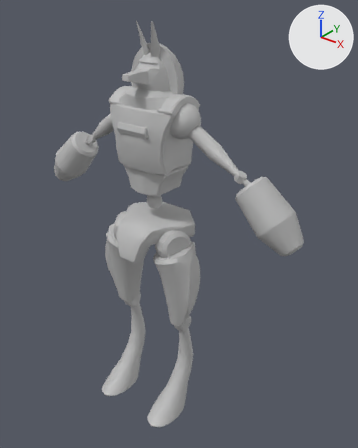
An edit to the FBX model Assets/!WeAreAthomic/!ENEMIES/SOLDIERS/MESH_SOLD/SOLDIER_BASE.fbx, drawn before and after from the same camera.
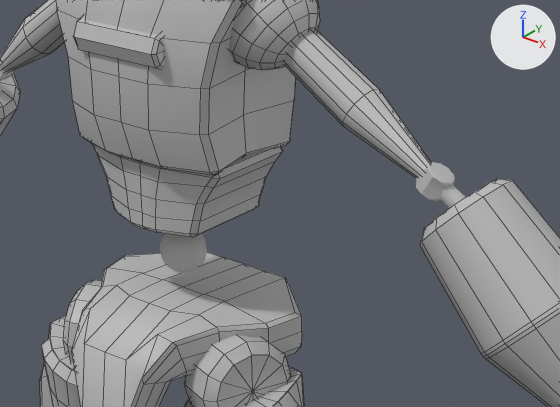
Old and new are each drawn whole from a 50 mm lens placed at (1.421, -1.593, 2.028), pointed at (0.097, 0.062, 1.002) and again close up on the part from 26% to 79% of the width and 26% to 57% of the height. Lighting does not change. The marker at upper right points along +X, +Y and +Z. The close-ups show mesh edges as thin lines. Where no turn or scale is listed for an object, it has been applied to the vertices.

The older version as bpy lines, for what is in view:
```python
me_mesh_001 = bpy.data.meshes.new('Mesh.001')
me_mesh_001.from_pydata(...)  # 234 vertices, 252 faces; spans x 0.047..0.272, y -0.14..0.072, z 0.515..0.951
me_mesh_001.materials.append(mat_lambert3)  # grey #bcbcbc
me_mesh_018 = bpy.data.meshes.new('Mesh.018')
me_mesh_018.from_pydata(...)  # 36 vertices, 24 faces; spans x 0.191..0.435, y -0.02..0.057, z 1.321..1.511
me_mesh_018.materials.append(mat_lambert3)  # grey #bcbcbc
me_mesh_022 = bpy.data.meshes.new('Mesh.022')
me_mesh_022.from_pydata(...)  # 36 vertices, 24 faces; spans x -0.435..-0.191, y -0.02..0.057, z 1.321..1.511
me_mesh_022.materials.append(mat_lambert3)  # grey #bcbcbc
ob_polysurface51 = bpy.data.objects.new('polySurface51', me_mesh_001)
ob_polysurface51.location = (0.0, 0.0, 0.0)
ob_polysurface68 = bpy.data.objects.new('polySurface68', me_mesh_018)
ob_polysurface68.location = (0.0, 0.0, 0.0)
ob_polysurface72 = bpy.data.objects.new('polySurface72', me_mesh_022)
ob_polysurface72.location = (0.0, 0.0, 0.0)
# also in view: 'polySurface54' at (-0.145, -0.041, 0.947); 'polySurface62' at (0.0, -0.128, 1.477); 'polySurface60' at (0.0, 0.001, 1.116); 'polySurface75' at (-0.585, 0.03, 1.196); 'polySurface66' at (0.439, 0.03, 1.325)
```
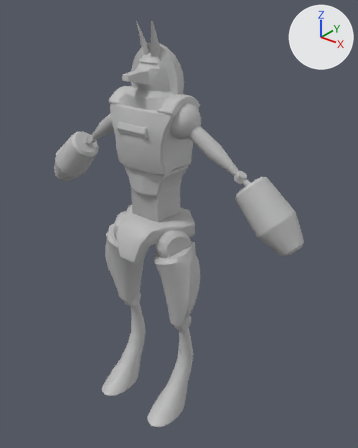
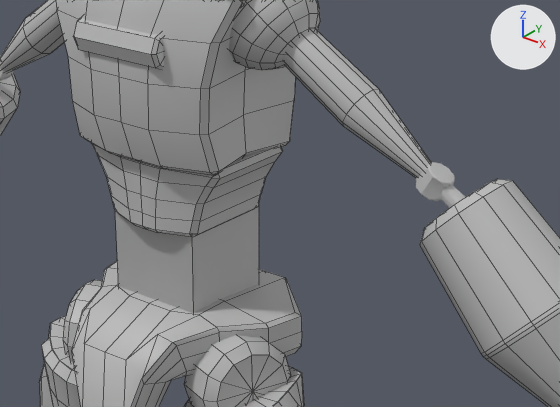
Where the change shows, as pixel boxes [x1, y1, x2, y2] in the close-ups (560 x 407 px):
'pCube1', added: after [115, 206, 259, 313]
'polySurface60', unchanged, covered by the edit: before [160, 233, 207, 273]

What the commit changed:
Material 'standardSurface1' (mat_standardsurface1) is new.
Its base color is (0.4, 0.4, 0.4) (grey #aaaaaa).
me_mesh_018 has 36 vertices, 24 faces and spans x 0.191..0.435, y -0.02..0.057, z 1.321..1.511.
me_mesh_018 is used by ob_polysurface68; location (0.0, 0.0, 0.0).
me_mesh_018 part 1: its shading normals changed.
Mesh me_mesh_028 is new.
It is a box spanning x -0.08..0.08, y -0.081..0.081, z -0.137..0.137.
It uses material mat_standardsurface1 (grey #aaaaaa).
Object 'pCube1' (ob_pcube1) is new; it shows me_mesh_028.
Its location is (-0.002, 0.015, 1.104).
